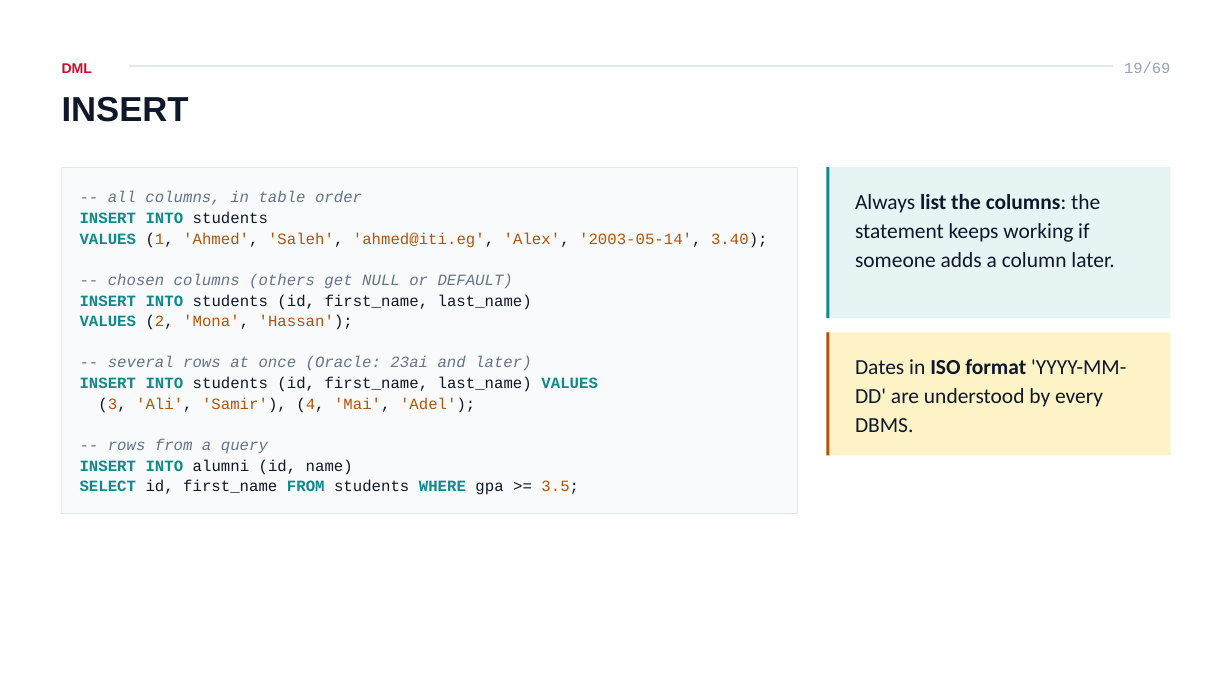
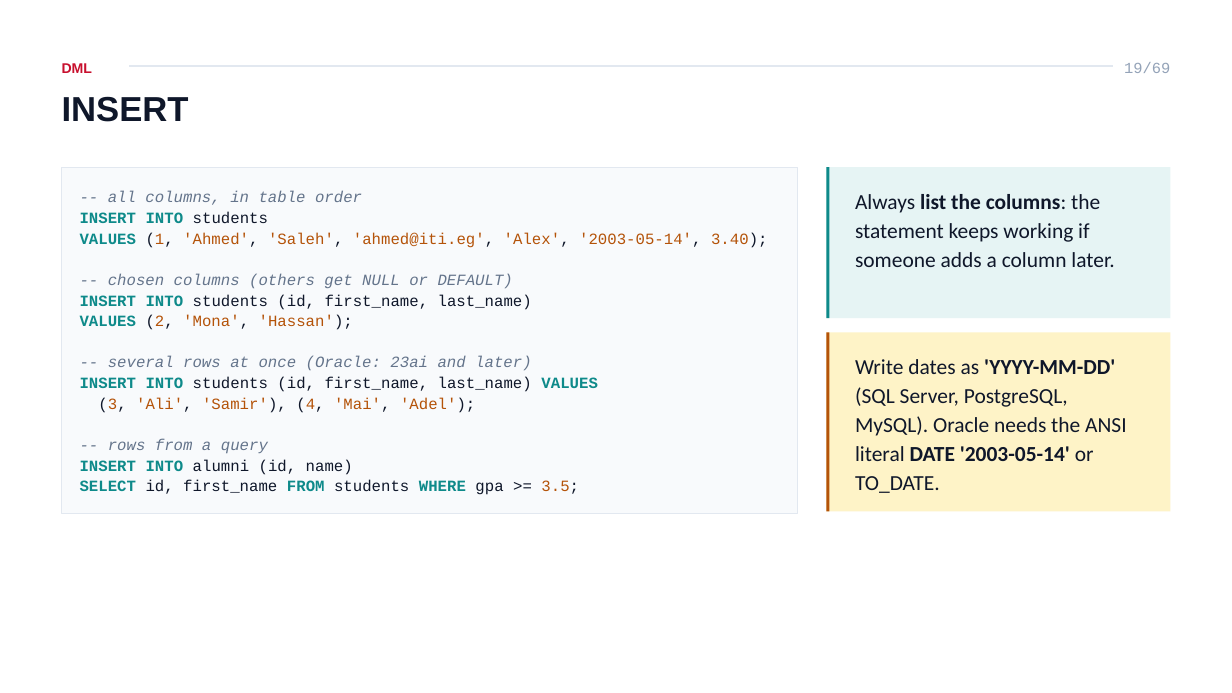
Before and after one commit to ahmedatef2007/db-slides, a slide deck: slide 19 of pptx/ITI_Database_Course_Lesson_4_SQL.pptx. Drawn at 1232x693 pixels with LibreOffice and Linux fonts; fonts in the diff are those of the drawing. Boxes give left, top, right and bottom in pixels: in the first picture for what was removed or moved away, otherwise in the second. Text is boxed around its words. In the diff, an @@ line names an element or a change of style, - is before the commit and + after.

```diff
--- a/pptx/ITI_Database_Course_Lesson_4_SQL.pptx
+++ b/pptx/ITI_Database_Course_Lesson_4_SQL.pptx
@@ rectangle: place and size @@
-rectangle at [826, 333, 1170, 456]
+rectangle at [826, 333, 1170, 511]
@@ rectangle: place and size @@
-rectangle at [826, 333, 829, 456]
+rectangle at [826, 333, 829, 511]
@@ text at [855, 359, 1126, 493]: text changed @@
-Dates in ISO format 'YYYY-MM-DD' are understood by every DBMS.
+Write dates as 'YYYY-MM-DD' (SQL Server, PostgreSQL, MySQL). Oracle needs the ANSI literal DATE '2003-05-14' or TO_DATE.
```
Also in this commit, not shown: 7 other slides changed, 8 other files.
